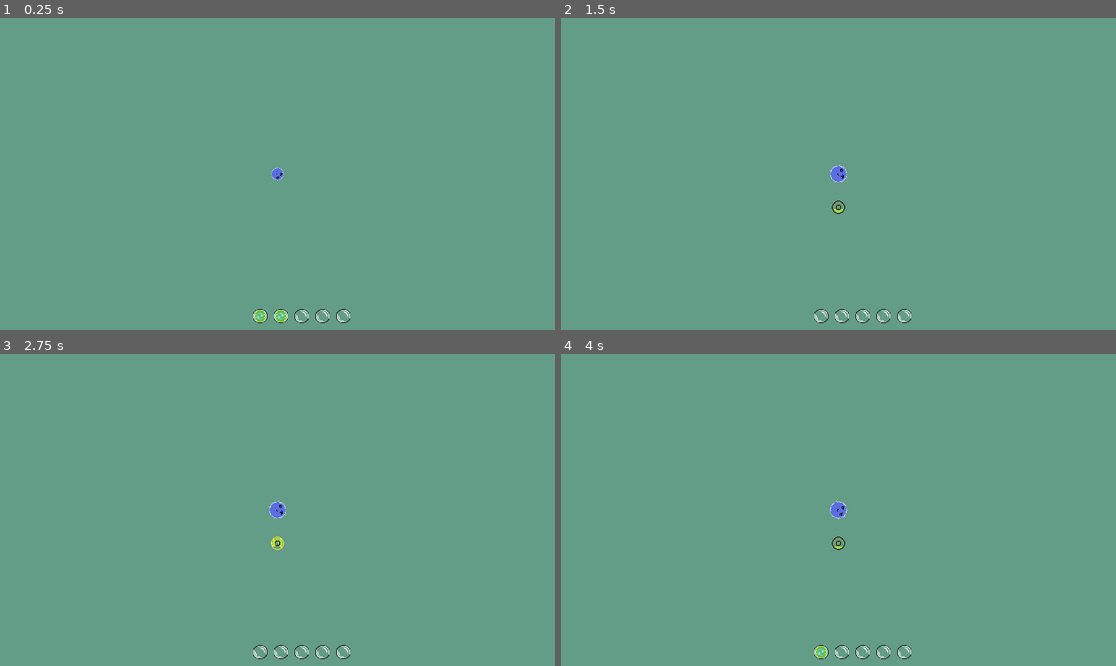
Above: before the commit, frames 1-4 (two rows, left to right).
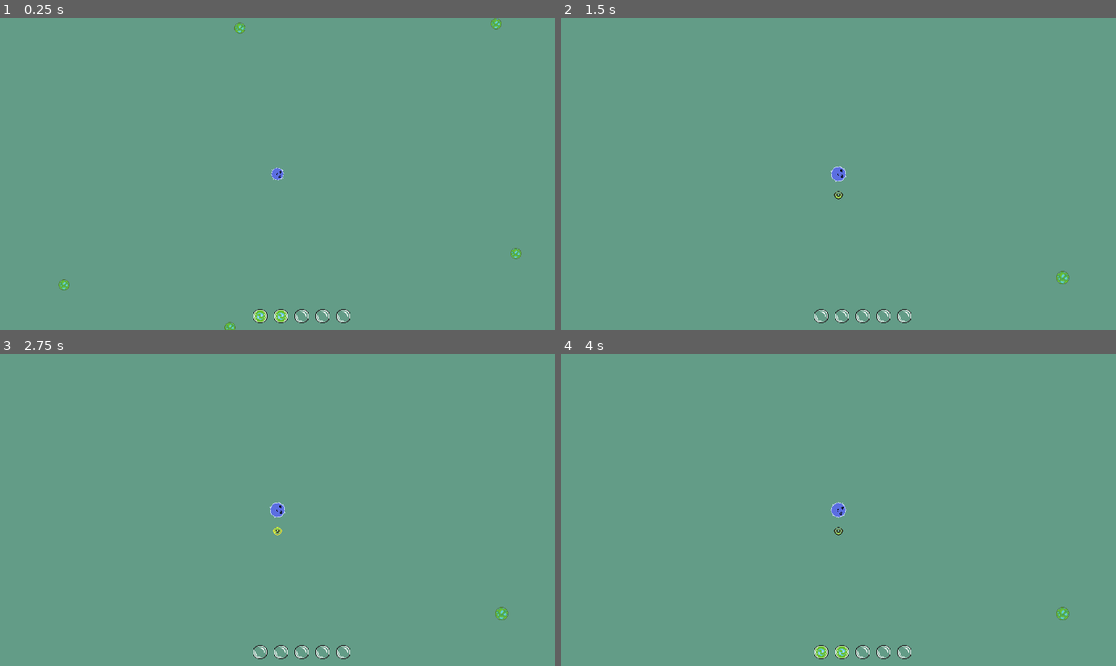
Above: after the commit, the same moments.

Repository: Ethan-D-S/primordial
Game: Godot game, scene res://main.tscn
The game is run twice, just before and just after one commit, with the same random seed, the same clock (stepped at 60 frames per second) and the same inputs.
Inputs (mouse positions are in pixels of both pictures, inside the frame that each line leads up to):
- Up to frame 1 (0.25 s): no input
- Up to frame 2 (1.5 s): move the mouse to (960, 158) at 0.52 s; hold Space (dash) 0.53-1.28 s; tap E (regenerate) at 0.8, 1.35 s; tap Enter at 1.25 s; move the mouse to (727, 189) at 1.27 s
- Up to frame 3 (2.75 s): tap Space (dash) at 1.55, 2 s; move the mouse to (333, 441) at 2.02 s; hold Space (dash) from 2.03 s (still down); tap E (regenerate) at 2.3 s
- Up to frame 4 (4 s): tap Enter at 2.75 s; move the mouse to (810, 572) at 2.77 s; release Space (dash) at 2.78 s; click (810, 572) at 2.85 s; tap Space (dash) at 3.05 s; move the mouse to (1005, 556) at 3.52 s; hold E (regenerate) from 3.53 s (still down)

The runs differ from the first frame. In frame 1, 0.3% of the frame differs, in the area x 10-94%, y 0-100%; in frame 2, 0.2%; in frame 3, 0.2%; in frame 4, 0.3%.

Commit message:
changes to eat

Diff:
--- a/algae.gd
+++ b/algae.gd
@@ -1,20 +1,52 @@
 extends Area2D
 
-@export var mass: float = 2.0
+@export var mass: float = 0.5
 
 var this_creature_type: String = "algae"
+var eating_timer: float = 0.0
+var eat_duration: float = 0.5 # time to eat
+var being_eaten_by = null
+@onready var sprite = $Sprite
+
+func set_flash(on: bool) -> void:
+	sprite.material.set_shader_parameter("active", on)
 
 # Called when the node enters the scene tree for the first time.
 func _ready() -> void:
 	pass # Replace with function body.
 
+# Called every frame. 'delta' is the elapsed time since the previous frame.
+func _physics_process(delta: float) -> void:
+	if being_eaten_by:
+		eating_timer -= delta
 
-# Called every frame. 'delta' is the elapsed time since the previous frame.
-func _process(delta: float) -> void:
-	pass
+		if eating_timer <= 0:
+			being_eaten_by.eat(mass, this_creature_type)
+			queue_free()
 
 
-func _on_body_entered(body: Node2D) -> void:
-	# trigger body's specific eat method w/ mass
-	body.eat(mass, this_creature_type)
-	queue_free()
+# helper to identify eater and start the timer
+func start_being_eaten_by(predator):
+	being_eaten_by = predator
+	eating_timer = eat_duration
+	set_flash(true)
+
+# reset predator/eating vars, end flash
+func cancel_eat():
+	being_eaten_by = null
+	eating_timer = 0.0
+	set_flash(false)
+
+
+func _on_area_entered(area: Area2D) -> void:
+	var body = area.get_parent()
+	print("area entered: ", area.name, " parent: ", area.get_parent().name)
+	if body.has_method("eat") and body.mass > mass:
+		being_eaten_by = body
+		eating_timer = eat_duration
+		set_flash(true)
+
+func _on_area_exited(area: Area2D) -> void:
+	var body = area.get_parent()
+	if body == being_eaten_by:
+		cancel_eat()
--- /dev/null
+++ b/algae.gdshader
@@ -0,0 +1,14 @@
+shader_type canvas_item;
+
+void vertex() {
+	// Called for every vertex the material is visible on.
+}
+
+void fragment() {
+	// Called for every pixel the material is visible on.
+}
+
+//void light() {
+//	// Called for every pixel for every light affecting the CanvasItem.
+//	// Uncomment to replace the default light processing function with this one.
+//}
--- a/algae.tscn
+++ b/algae.tscn
@@ -1,18 +1,27 @@
-[gd_scene load_steps=4 format=3 uid="uid://coekha85phtj6"]
+[gd_scene load_steps=6 format=3 uid="uid://coekha85phtj6"]
 
 [ext_resource type="Script" uid="uid://dc41yktv0inm5" path="res://algae.gd" id="1_gv6lf"]
+[ext_resource type="Shader" uid="uid://cqa1wigeg4ki0" path="res://algae.gdshader" id="2_8k7eq"]
 [ext_resource type="Texture2D" uid="uid://d1xalej2tte1o" path="res://assets/sprites/algae.png" id="2_palpr"]
 
 [sub_resource type="CircleShape2D" id="CircleShape2D_8k7eq"]
-radius = 11.0454
+radius = 13.0
+
+[sub_resource type="ShaderMaterial" id="ShaderMaterial_sc1e2"]
+shader = ExtResource("2_8k7eq")
 
 [node name="Algae" type="Area2D" groups=["algae"]]
+texture_filter = 1
 script = ExtResource("1_gv6lf")
 
 [node name="CollisionShape2D" type="CollisionShape2D" parent="."]
 shape = SubResource("CircleShape2D_8k7eq")
 
-[node name="Sprite2D" type="Sprite2D" parent="."]
+[node name="Sprite" type="Sprite2D" parent="."]
+material = SubResource("ShaderMaterial_sc1e2")
 texture = ExtResource("2_palpr")
 
-[connection signal="body_entered" from="." to="." method="_on_body_entered"]
+[node name="AnimationPlayer" type="AnimationPlayer" parent="."]
+
+[connection signal="area_entered" from="." to="." method="_on_area_entered"]
+[connection signal="area_exited" from="." to="." method="_on_area_exited"]
--- a/main.gd
+++ b/main.gd
@@ -12,7 +12,7 @@
 
 # Called when the node enters the scene tree for the first time.
 func _ready() -> void:
-	populate_world(1000, 250)
+	populate_world(1000, 1)
 
 
 # Called every frame. 'delta' is the elapsed time since the previous frame.
--- a/player.gd
+++ b/player.gd
@@ -2,7 +2,7 @@
 
 ## Starting variables
 @export var base_speed = 100
-@export var base_mass: float = .5
+@export var base_mass: float = 1
 
 ## Updating variables
 var speed = base_speed
--- a/player.tscn
+++ b/player.tscn
@@ -7,6 +7,7 @@
 [ext_resource type="Script" uid="uid://b6fu3nfu0yg5s" path="res://regen_energy_ability.gd" id="5_sweqy"]
 [ext_resource type="Texture2D" uid="uid://bf11b3bmvml2q" path="res://assets/sprites/RegenFillSheet.png" id="6_1jxqw"]
 [ext_resource type="Script" uid="uid://bc7tfg7oqpnvf" path="res://dash_ability.gd" id="6_2hs0m"]
+[ext_resource type="AudioStream" uid="uid://cis760nc5axxb" path="res://assets/sounds/recharge.wav" id="7_dw050"]
 
 [sub_resource type="CircleShape2D" id="CircleShape2D_i3pqv"]
 radius = 13.0
@@ -131,6 +132,7 @@
 
 [node name="RegenEnergyAbility" type="Node" parent="Abilities"]
 script = ExtResource("5_sweqy")
+energy_regen = 2
 
 [node name="RegenCircleAnimation" type="AnimatedSprite2D" parent="Abilities/RegenEnergyAbility"]
 texture_filter = 1
@@ -138,6 +140,9 @@
 sprite_frames = SubResource("SpriteFrames_pbfsw")
 animation = &"recharge"
 
+[node name="RegenSound" type="AudioStreamPlayer" parent="Abilities/RegenEnergyAbility"]
+stream = ExtResource("7_dw050")
+
 [node name="DashAbility" type="Node" parent="Abilities"]
 script = ExtResource("6_2hs0m")
 energy_cost = 2.0
--- a/regen_energy_ability.gd
+++ b/regen_energy_ability.gd
@@ -19,10 +19,18 @@
 	# ensure parent class is ready
 	super()
 
+#TODO: functionalize the animation cycle so that a full cycle will play
+# adjusted to the duration of the ability
+
 func _physics_process(delta: float) -> void:
 	#reduce regen timer
 	if is_active:
 		animation.visible = true
+		animation.play("recharge")
+
+		if not $RegenSound.playing:
+			$RegenSound.play()
+
 		animation.global_position = player.global_position + Vector2(0, 40)
 		regen_timer -= delta
 		player.velocity = Vector2.ZERO
@@ -31,6 +39,7 @@
 		if regen_timer <= 0:
 			is_active = false
 			animation.stop()
+			$RegenSound.stop()
 			animation.visible = false
 			player.gain_energy(energy_regen)
 			return
@@ -40,7 +49,5 @@
 	if is_active:
 		return
 	is_active = true
-	print("activate called")
-	animation.play("recharge")
-	print("animation playing: ", animation.is_playing())
+
 	regen_timer = regen_duration
--- a/wanderer.gd
+++ b/wanderer.gd
@@ -68,18 +68,24 @@
 func eat(mass_eaten, creature_type):
 	mass += mass_eaten
 	grow()
+	print("wanderer ate")
 
 # eating static food, like algae
 func _on_touch_area_entered(area: Area2D) -> void:
 	if area.is_in_group("algae"):
-		#eat(area.mass)
-		area.queue_free()
+		area.start_being_eaten_by(self)
+
+func _on_touch_area_exited(area: Area2D) -> void:
+	if area.is_in_group("algae"):
+		area.cancel_eat()
 
 # contacted by body, like player
 func _on_touch_body_entered(body: Node2D) -> void:
 	if body.mass > mass:
 		body.eat(mass, this_creature_type)
 		queue_free()
+
+
 
 func update_speed():
 	speed = max(base_speed * base_mass/mass, 100)
--- a/wanderer.tscn
+++ b/wanderer.tscn
@@ -35,4 +35,5 @@
 shape = SubResource("CircleShape2D_icjva")
 
 [connection signal="area_entered" from="touch" to="." method="_on_touch_area_entered"]
+[connection signal="area_exited" from="touch" to="." method="_on_touch_area_exited"]
 [connection signal="body_entered" from="touch" to="." method="_on_touch_body_entered"]
Not shown, added: algae.gdshader.uid
Not shown, added: assets/sounds/recharge.wav.import
Binary file added: assets/sprites/primordial_player2.aseprite
Not shown: 1 places in player.tscn that only renumber resources
Not shown, changed: assets/.DS_Store
Not shown, added: assets/sounds/recharge.wav
